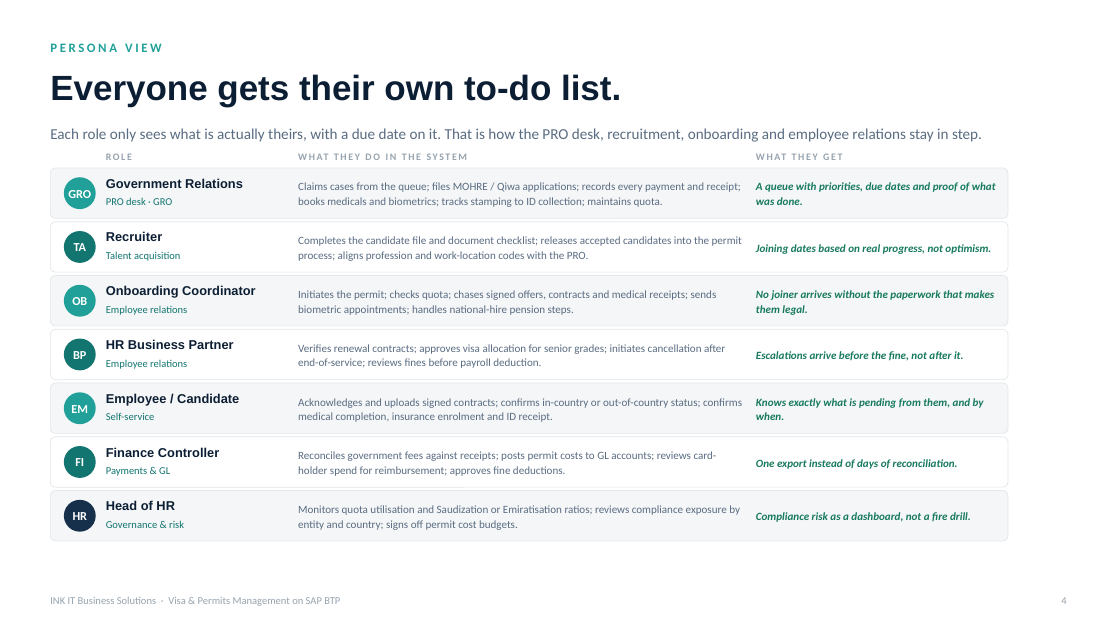
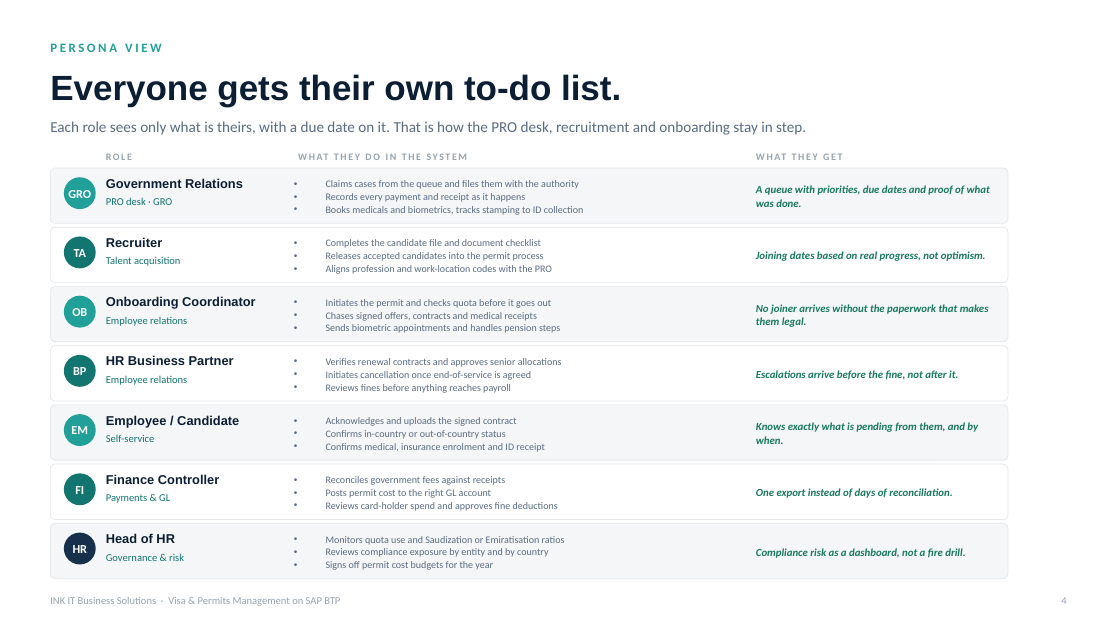
Before and after one commit to cranialblend5/VisaAndPermitsDemo, a slide deck: slide 4 of deck/INK_IT_Visa_and_Permits_GCC.pptx. Drawn at 1120x630 pixels with LibreOffice and Linux fonts; fonts in the diff are those of the drawing. Boxes give left, top, right and bottom in pixels: in the first picture for what was removed or moved away, otherwise in the second. Text is boxed around its words. In the diff, an @@ line names an element or a change of style, - is before the commit and + after.

```diff
--- a/deck/INK_IT_Visa_and_Permits_GCC.pptx
+++ b/deck/INK_IT_Visa_and_Permits_GCC.pptx
@@ text at (x1=50, y1=121, x2=806, y2=135): text changed @@
-Each role only sees what is actually theirs, with a due date on it. That is how the PRO desk, recruitment, onboarding and employee relations stay in step.
+Each role sees only what is theirs, with a due date on it. That is how the PRO desk, recruitment and onboarding stay in step.
@@ rounded rectangle resized from (x1=50, y1=168, x2=1008, y2=218) to (x1=50, y1=168, x2=1008, y2=223) @@
@@ text at (x1=326, y1=180, x2=583, y2=215): text changed; size 9.5 to 8.6 pt @@
-Claims cases from the queue; files MOHRE / Qiwa applications; records every payment and receipt; books medicals and biometrics; tracks stamping to ID collection; maintains quota.
+• Claims cases from the queue and files them with the authority
+• Records every payment and receipt as it happens
+• Books medicals and biometrics, tracks stamping to ID collection
@@ rounded rectangle resized from (x1=50, y1=222, x2=1008, y2=272) to (x1=50, y1=228, x2=1008, y2=283) @@
@@ 4 texts, 1 ellipse moved together from (x1=64, y1=231, x2=991, y2=263) to (x1=64, y1=236, x2=986, y2=268) @@
@@ text at (x1=326, y1=239, x2=552, y2=274): text changed; size 9.5 to 8.6 pt @@
-Completes the candidate file and document checklist; releases accepted candidates into the permit process; aligns profession and work-location codes with the PRO.
+• Completes the candidate file and document checklist
+• Releases accepted candidates into the permit process
+• Aligns profession and work-location codes with the PRO
@@ rounded rectangle resized from (x1=50, y1=276, x2=1008, y2=326) to (x1=50, y1=287, x2=1008, y2=342) @@
@@ 3 texts, 1 ellipse moved together from (x1=64, y1=285, x2=256, y2=317) to (x1=64, y1=296, x2=256, y2=328) @@
@@ text at (x1=326, y1=299, x2=560, y2=333): text changed; size 9.5 to 8.6 pt @@
-Initiates the permit; checks quota; chases signed offers, contracts and medical receipts; sends biometric appointments; handles national-hire pension steps.
+• Initiates the permit and checks quota before it goes out
+• Chases signed offers, contracts and medical receipts
+• Sends biometric appointments and handles pension steps
@@ text "No joiner arrives without the ..." moved from (x1=756, y1=290, x2=994, y2=315) to (x1=756, y1=304, x2=989, y2=327) @@
@@ rounded rectangle resized from (x1=50, y1=329, x2=1008, y2=380) to (x1=50, y1=346, x2=1008, y2=402) @@
@@ 3 texts, 1 ellipse moved together from (x1=64, y1=339, x2=234, y2=371) to (x1=64, y1=355, x2=234, y2=386) @@
@@ text at (x1=326, y1=358, x2=562, y2=393): text changed; size 9.5 to 8.6 pt @@
-Verifies renewal contracts; approves visa allocation for senior grades; initiates cancellation after end-of-service; reviews fines before payroll deduction.
+• Verifies renewal contracts and approves senior allocations
+• Initiates cancellation once end-of-service is agreed
+• Reviews fines before anything reaches payroll
@@ rounded rectangle resized from (x1=50, y1=383, x2=1008, y2=434) to (x1=50, y1=405, x2=1008, y2=460) @@
@@ 4 texts, 1 ellipse moved together from (x1=64, y1=351, x2=964, y2=424) to (x1=64, y1=370, x2=958, y2=446) @@
@@ text at (x1=326, y1=417, x2=545, y2=452): text changed; size 9.5 to 8.6 pt @@
-Acknowledges and uploads signed contracts; confirms in-country or out-of-country status; confirms medical completion, insurance enrolment and ID receipt.
+• Acknowledges and uploads the signed contract
+• Confirms in-country or out-of-country status
+• Confirms medical, insurance enrolment and ID receipt
@@ rounded rectangle resized from (x1=50, y1=437, x2=1008, y2=487) to (x1=50, y1=465, x2=1008, y2=520) @@
@@ 3 texts, 1 ellipse moved together from (x1=64, y1=398, x2=984, y2=478) to (x1=64, y1=422, x2=978, y2=505) @@
@@ text at (x1=326, y1=476, x2=558, y2=511): text changed; size 9.5 to 8.6 pt @@
-Reconciles government fees against receipts; posts permit costs to GL accounts; reviews card-holder spend for reimbursement; approves fine deductions.
+• Reconciles government fees against receipts
+• Posts permit cost to the right GL account
+• Reviews card-holder spend and approves fine deductions
@@ proportions changed in 7 elements at (x1=50, y1=168, x2=1008, y2=223), (x1=50, y1=228, x2=1008, y2=283), (x1=50, y1=287, x2=1008, y2=342), (x1=50, y1=346, x2=1008, y2=402), (x1=50, y1=405, x2=1008, y2=460), (x1=50, y1=465, x2=1008, y2=520), (x1=50, y1=523, x2=1008, y2=579) @@
@@ rounded rectangle resized from (x1=50, y1=491, x2=1008, y2=541) to (x1=50, y1=523, x2=1008, y2=579) @@
@@ 2 texts, 1 ellipse moved together from (x1=64, y1=500, x2=184, y2=532) to (x1=64, y1=533, x2=184, y2=565) @@
@@ 3 texts moved together from (x1=106, y1=459, x2=958, y2=510) to (x1=106, y1=488, x2=952, y2=543) @@
@@ text at (x1=326, y1=536, x2=565, y2=570): text changed; size 9.5 to 8.6 pt @@
-Monitors quota utilisation and Saudization or Emiratisation ratios; reviews compliance exposure by entity and country; signs off permit cost budgets.
+• Monitors quota use and Saudization or Emiratisation ratios
+• Reviews compliance exposure by entity and by country
+• Signs off permit cost budgets for the year
@@ size 9.5 to 9.3 pt; line spacing 12.5pt to 11.6pt in 7 elements at (x1=756, y1=185, x2=990, y2=207), (x1=756, y1=251, x2=986, y2=261), (x1=756, y1=304, x2=989, y2=327), (x1=756, y1=370, x2=958, y2=380), (x1=756, y1=422, x2=978, y2=444), (x1=756, y1=488, x2=952, y2=498), (x1=756, y1=548, x2=965, y2=558) @@
@@ text "Compliance risk as a dashboard, ..." moved from (x1=756, y1=512, x2=971, y2=522) to (x1=756, y1=548, x2=965, y2=558) @@
```
Also in this commit, not shown: 6 other slides changed, 6 other files.
